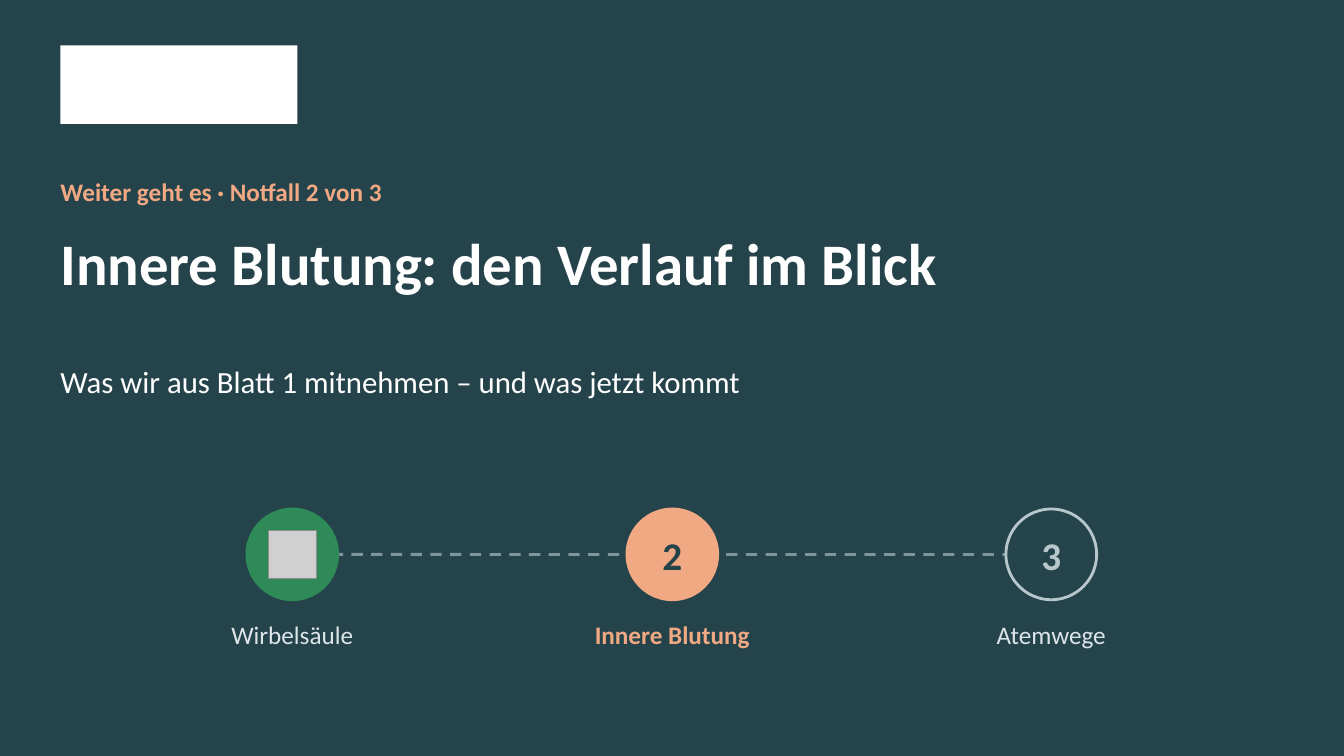
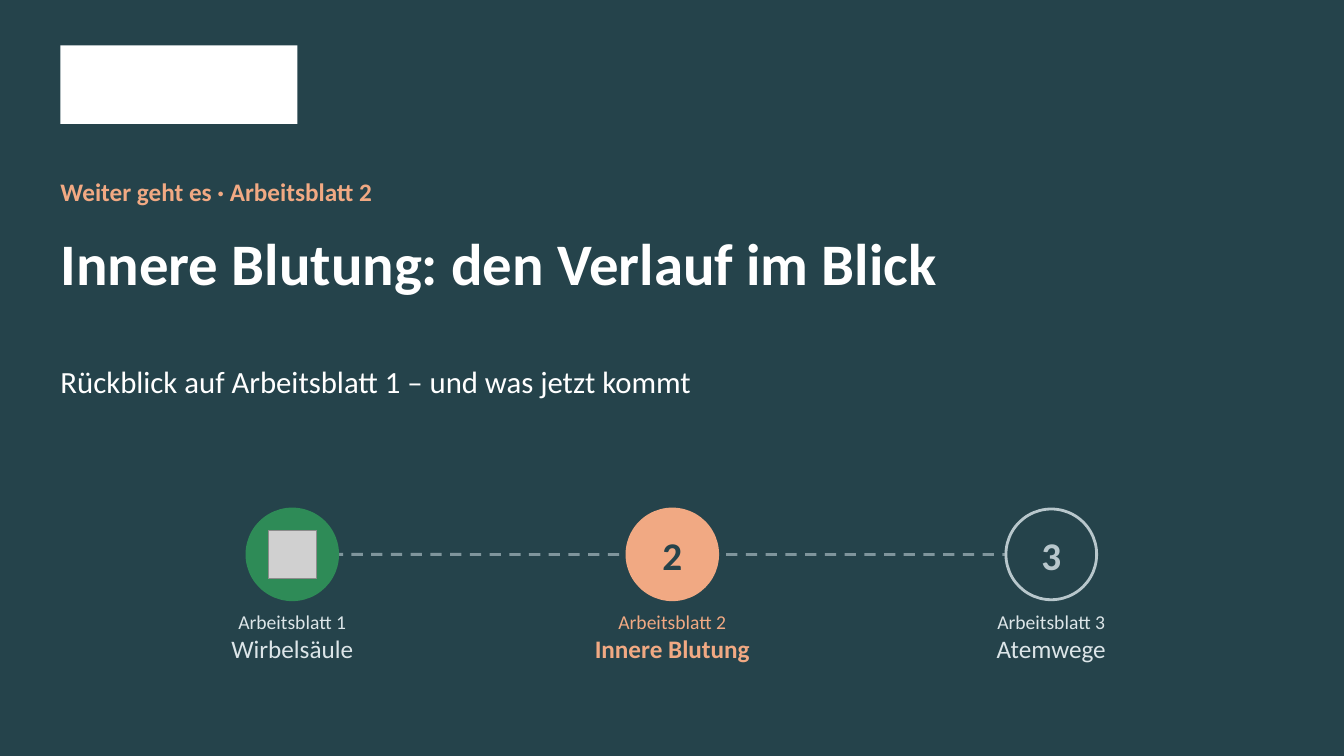
Before and after one commit to klawittersven-arch/3BFP2-kb1-notfall, a slide deck: slide 1 of arbeitsblatt/KB1_W4_Praesentation_2_Gelenkstelle_Innere_Blutung.pptx. Drawn at 1344x756 pixels with LibreOffice and Linux fonts; fonts in the diff are those of the drawing; grey boxes stand for pictures; background and template pictures are left out. Boxes give left, top, right and bottom in pixels: in the first picture for what was removed or moved away, otherwise in the second. Text is boxed around its words. In the diff, an @@ line names an element or a change of style, - is before the commit and + after.

```diff
--- a/arbeitsblatt/KB1_W4_Praesentation_2_Gelenkstelle_Innere_Blutung.pptx
+++ b/arbeitsblatt/KB1_W4_Praesentation_2_Gelenkstelle_Innere_Blutung.pptx
@@ text at [60, 183, 372, 206]: text changed @@
-Weiter geht es · Notfall 2 von 3
+Weiter geht es · Arbeitsblatt 2
@@ text at [60, 371, 690, 399]: text changed @@
-Was wir aus Blatt 1 mitnehmen – und was jetzt kommt
+Rückblick auf Arbeitsblatt 1 – und was jetzt kommt
@@ text at [238, 615, 346, 629]: paragraph added @@
+Arbeitsblatt 1
@@ text at [618, 615, 726, 629]: paragraph added @@
+Arbeitsblatt 2
@@ vertical alignment middle to top in 3 elements at [595, 615, 749, 663], [231, 615, 353, 658], [997, 615, 1106, 663] @@
@@ text at [997, 615, 1105, 629]: paragraph added @@
+Arbeitsblatt 3
```
Also in this commit, not shown: 4 other slides changed, 3 other files.
